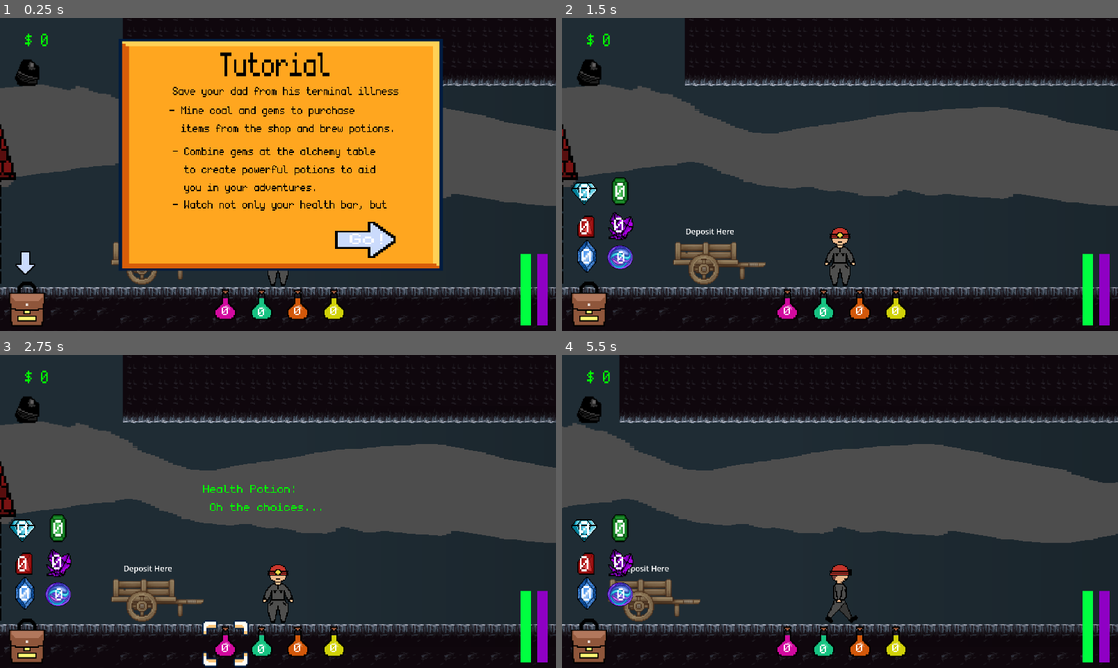
Above: before the commit, frames 1-4 (two rows, left to right).
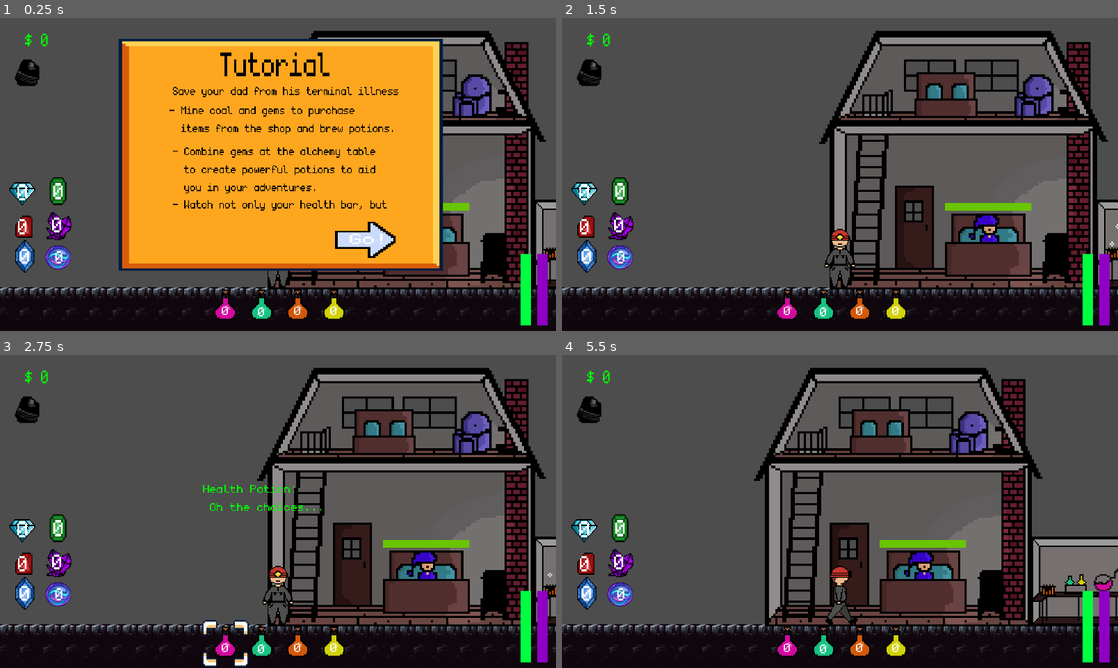
Above: after the commit, the same moments.

Repository: Jrees98/Pirate_Jam_15
Game: Godot game, scene res://Scenes/main.tscn
The game is run twice, just before and just after one commit, with the same random seed, the same clock (stepped at 60 frames per second) and the same inputs. The project has no main scene, so this scene is started directly.
Inputs (mouse positions are in pixels of both pictures, inside the frame that each line leads up to):
- Up to frame 1 (0.25 s): no input
- Up to frame 2 (1.5 s): click (923, 240) at 0.5 s; click (589, 309) at 1.27 s
- Up to frame 3 (2.75 s): click (227, 649) at 2 s
- Up to frame 4 (5.5 s): click (823, 649) at 2.75 s; click (895, 649) at 3.5 s; click (862, 649) at 4.25 s; tap Enter at 5 s; move the mouse to (962, 495) at 5.02 s; hold D (move_right) from 5.03 s (still down); hold E (interact) from 5.03 s (still down); tap M (minecart) at 5.3 s

The runs differ from the first frame. In frame 1, 35% of the frame differs, in the area x 0-100%, y 0-99%; in frame 2, 65%; in frame 3, 65%; in frame 4, 66%.

Commit message:
finish up project

Diff:
--- a/Scenes/alchemist.tscn
+++ b/Scenes/alchemist.tscn
@@ -14,6 +14,8 @@
 [ext_resource type="Texture2D" uid="uid://dapy1kgvmfcq1" path="res://Assets/Pots.png" id="12_ga6ye"]
 [ext_resource type="Texture2D" uid="uid://b7vus2ece4ogd" path="res://Assets/exit.png" id="13_4ry84"]
 [ext_resource type="AudioStream" uid="uid://d3vffpkglabue" path="res://Assets/sounds/alchemy_station.wav" id="14_c24q8"]
+[ext_resource type="AudioStream" uid="uid://c5art1i530e3s" path="res://Assets/sounds/pickupCoin.wav" id="15_o8pg4"]
+[ext_resource type="AudioStream" uid="uid://vy1yar8uiwp1" path="res://Assets/sounds/hitHurt.wav" id="16_q1yp3"]
 
 [sub_resource type="AtlasTexture" id="AtlasTexture_1qv2i"]
 atlas = ExtResource("1_17htp")
@@ -725,6 +727,12 @@
 volume_db = 24.0
 autoplay = true
 max_distance = 500.0
+
+[node name="got_potion" type="AudioStreamPlayer2D" parent="."]
+stream = ExtResource("15_o8pg4")
+
+[node name="fail_potion" type="AudioStreamPlayer2D" parent="."]
+stream = ExtResource("16_q1yp3")
 
 [connection signal="body_entered" from="." to="." method="_on_body_entered"]
 [connection signal="body_exited" from="." to="." method="_on_body_exited"]
--- a/Scenes/main.tscn
+++ b/Scenes/main.tscn
@@ -53,6 +53,12 @@
 
 [sub_resource type="CircleShape2D" id="CircleShape2D_70veu"]
 
+[sub_resource type="WorldBoundaryShape2D" id="WorldBoundaryShape2D_nfjtu"]
+normal = Vector2(1, 0)
+
+[sub_resource type="WorldBoundaryShape2D" id="WorldBoundaryShape2D_nvhef"]
+normal = Vector2(-0.999866, -0.0163912)
+
 [node name="Main" type="Node2D"]
 position = Vector2(1, 0)
 script = ExtResource("1_q3ypa")
@@ -193,7 +199,7 @@
 text = "Go!"
 
 [node name="Player" parent="." instance=ExtResource("2_sw14p")]
-position = Vector2(-938, 293)
+position = Vector2(-5882, 297)
 
 [node name="MiningNode" parent="." instance=ExtResource("4_c3t3l")]
 position = Vector2(2626, 290)
@@ -273,11 +279,29 @@
 theme_override_fonts/font = ExtResource("10_bleom")
 text = "Continue further to find gems!"
 
+[node name="WorldBoundaryLeft" type="StaticBody2D" parent="."]
+position = Vector2(-4400, 96)
+collision_layer = 8
+collision_mask = 2
+
+[node name="CollisionShape2D" type="CollisionShape2D" parent="WorldBoundaryLeft"]
+position = Vector2(-1994, 66)
+shape = SubResource("WorldBoundaryShape2D_nfjtu")
+
+[node name="WorldRight" type="StaticBody2D" parent="."]
+collision_layer = 8
+collision_mask = 0
+
+[node name="CollisionShape2D" type="CollisionShape2D" parent="WorldRight"]
+position = Vector2(4300, 250)
+shape = SubResource("WorldBoundaryShape2D_nvhef")
+
 [connection signal="pressed" from="GameOver/PlayAgain/PlayAgainButton" to="." method="_on_play_again_button_pressed"]
 [connection signal="pressed" from="Tutorial/Background/GoButton" to="." method="_on_go_button_pressed"]
 [connection signal="health_gone" from="Player" to="." method="_on_player_health_gone"]
 [connection signal="change_area" from="TileMap" to="." method="_on_tile_map_change_area"]
 [connection signal="wagon_entered" from="Wagon" to="." method="_on_wagon_wagon_entered"]
+[connection signal="equip_minecart" from="Shop" to="." method="_on_shop_equip_minecart"]
 [connection signal="lantern_purchased" from="Shop" to="." method="_on_shop_lantern_purchased"]
 [connection signal="stop_timer_dad" from="Shop" to="." method="_on_shop_stop_timer_dad"]
 [connection signal="win_game" from="Shop" to="." method="_on_shop_win_game"]
--- a/Scenes/player.tscn
+++ b/Scenes/player.tscn
@@ -15,6 +15,7 @@
 [ext_resource type="Texture2D" uid="uid://hryl0q3e7hr6" path="res://Assets/opal.png" id="12_ht1iw"]
 [ext_resource type="Texture2D" uid="uid://46wyfoxca4u0" path="res://Assets/backpack.png" id="13_f76i6"]
 [ext_resource type="Texture2D" uid="uid://dxw4ehiic2cl7" path="res://Assets/arrow.png" id="15_62s8n"]
+[ext_resource type="AudioStream" uid="uid://cebgu0en5y23g" path="res://Assets/sounds/picktgrimmed.wav" id="16_f11m7"]
 
 [sub_resource type="AtlasTexture" id="AtlasTexture_2utf6"]
 atlas = ExtResource("4_imsym")
@@ -229,7 +230,6 @@
 text = "0"
 
 [node name="HBoxContainer" type="HBoxContainer" parent="RockNodeUI"]
-visible = false
 anchors_preset = 2
 anchor_top = 1.0
 anchor_bottom = 1.0
@@ -366,6 +366,7 @@
 show_percentage = false
 
 [node name="BackpackToggleButton" type="Sprite2D" parent="RockNodeUI"]
+visible = false
 position = Vector2(112, 1182)
 scale = Vector2(5, 5)
 texture = ExtResource("13_f76i6")
@@ -383,6 +384,7 @@
 toggle_mode = true
 
 [node name="Arrow" type="Sprite2D" parent="RockNodeUI"]
+visible = false
 position = Vector2(105, 900)
 rotation = 3.14159
 scale = Vector2(4, 4)
@@ -411,6 +413,9 @@
 }
 autoplay = "arrow_move"
 
+[node name="AudioStreamPlayer2D" type="AudioStreamPlayer2D" parent="."]
+stream = ExtResource("16_f11m7")
+
 [connection signal="timeout" from="RockNodeUI/SanityBar/RegainEnergy" to="." method="_on_regain_energy_timeout"]
 [connection signal="timeout" from="RockNodeUI/SanityBar/LoseEnergy" to="." method="_on_lose_energy_timeout"]
 [connection signal="pressed" from="RockNodeUI/BackpackToggleButton/GemsToggleButton" to="." method="_on_gems_toggle_button_pressed"]
--- a/Scripts/alchemist.gd
+++ b/Scripts/alchemist.gd
@@ -19,7 +19,7 @@
 	"Health Potion": "Diamond Emerald Sapphire",
 	"Mining Potion": "Amethyst Diamond Sapphire",
 	"Luck Potion": "Amethyst Diamond Ruby",
-	"Fear Potion": "Emerald Ruby Sapphire"
+	"Fear Potion": "Diamond Emerald Ruby"
 }
 
 
@@ -249,23 +249,29 @@
 			Global.total_whitegem -= 1
 
 	var sorted_gems = str(" ").join(sorted_gems_array)
-
+	var found_potion = false
 	for key in potion_recipes.keys():
 		if potion_recipes[key] == sorted_gems:
 			potion = key
-			print(potion)
+			found_potion = true
 			if potion == "Health Potion":
 				total_health_potions += 1
 				$PotionsUI/HealthPotion/HealthPotionQuantity.text = str(total_health_potions)
+				$got_potion.play()
 			elif potion == "Mining Potion":
 				total_mining_potions += 1
 				$PotionsUI/MiningPotion/MiningPotionQuantity.text = str(total_mining_potions)
+				$got_potion.play()
 			elif potion == "Luck Potion":
 				total_luck_potions += 1
 				$PotionsUI/LuckPotion/LuckPotionQuantity.text = str(total_luck_potions)
+				$got_potion.play()
 			elif potion == "Fear Potion":
 				total_fear_potions += 1
 				$PotionsUI/FearPotion/FearPotionQuantity.text = str(total_fear_potions)
+				$got_potion.play()
+	if not found_potion:
+		$fail_potion.play()
 
 
 	reload_table()
--- a/Scripts/main.gd
+++ b/Scripts/main.gd
@@ -19,6 +19,7 @@
 
 	Global.total_coins = 0
 
+	Global.total_coal = 0
 	Global.total_gems = 0
 	Global.total_greengem = 0
 	Global.total_purplegem = 0
@@ -144,3 +145,7 @@
 
 func _on_second_area_body_exited(body):
 	Global.in_second_area = false
+
+
+func _on_shop_equip_minecart():
+	$Player/AnimatedSprite2D.play("minecart")
--- a/Scripts/player.gd
+++ b/Scripts/player.gd
@@ -38,8 +38,10 @@
 	if Input.is_action_just_pressed("interact"):
 		is_mining = true
 		$AnimatedSprite2D.play("mining")
+		$AudioStreamPlayer2D.play()
 	if Input.is_action_just_pressed("move_left") or Input.is_action_just_pressed("move_right"):
 		is_mining = false
+		$AudioStreamPlayer2D.stop()
 
 func check_minecart():
 	if Input.is_action_just_pressed("minecart") and Global.purchased_minecart == true:
--- a/Scripts/shop.gd
+++ b/Scripts/shop.gd
@@ -163,13 +163,13 @@
 func _on_minecart_mouse_exited():
 	$CanvasLayer/Panel/Minecart/ButtonSprite/Border1.hide()
 
-
+signal equip_minecart
 func _on_minecart_pressed():
 	if Global.total_coins >= minecart_cost:
 		Global.total_coins = Global.total_coins - minecart_cost
 		$CanvasLayer/Panel/Minecart.queue_free()
 		Global.purchased_minecart = true
-		Global.move_speed = 3000
+		equip_minecart.emit()
 
 ################## MINECART BUTTON END ######################
 
Not shown, added: Assets/sounds/588306__wolfowi__pickaxe-mining-clank-owi.wav.import
Not shown, added: Assets/sounds/hitHurt.wav.import
Not shown, added: Assets/sounds/picktgrimmed.wav.import
Not shown, added: Assets/sounds/pickupCoin.wav.import
Not shown, added: Assets/sounds/powerUp.wav.import
Not shown: 1 places in Scenes/alchemist.tscn that only renumber resources
Not shown: 1 places in Scenes/main.tscn that only renumber resources
Not shown: 1 places in Scenes/player.tscn that only renumber resources
Not shown, added: Assets/sounds/588306__wolfowi__pickaxe-mining-clank-owi.wav
Not shown, added: Assets/sounds/hitHurt.wav
Not shown, added: Assets/sounds/picktgrimmed.wav
Not shown, added: Assets/sounds/pickupCoin.wav
(and 1 more such lines)
